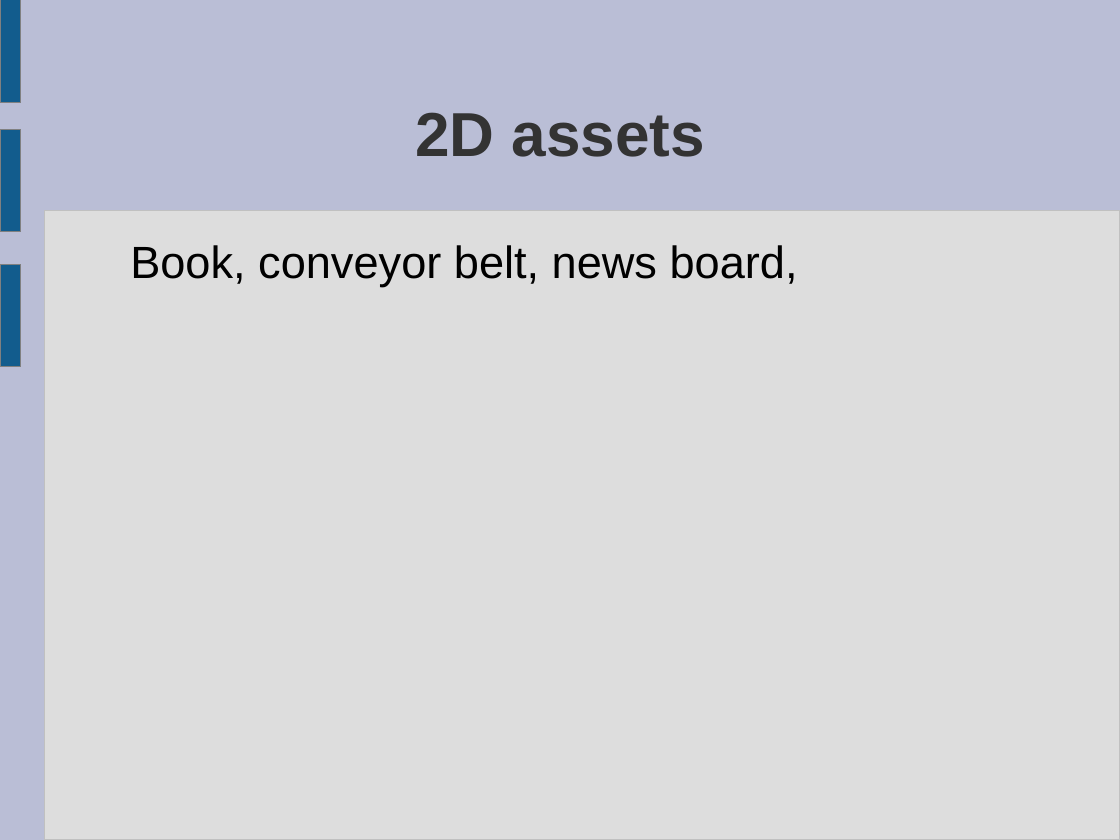
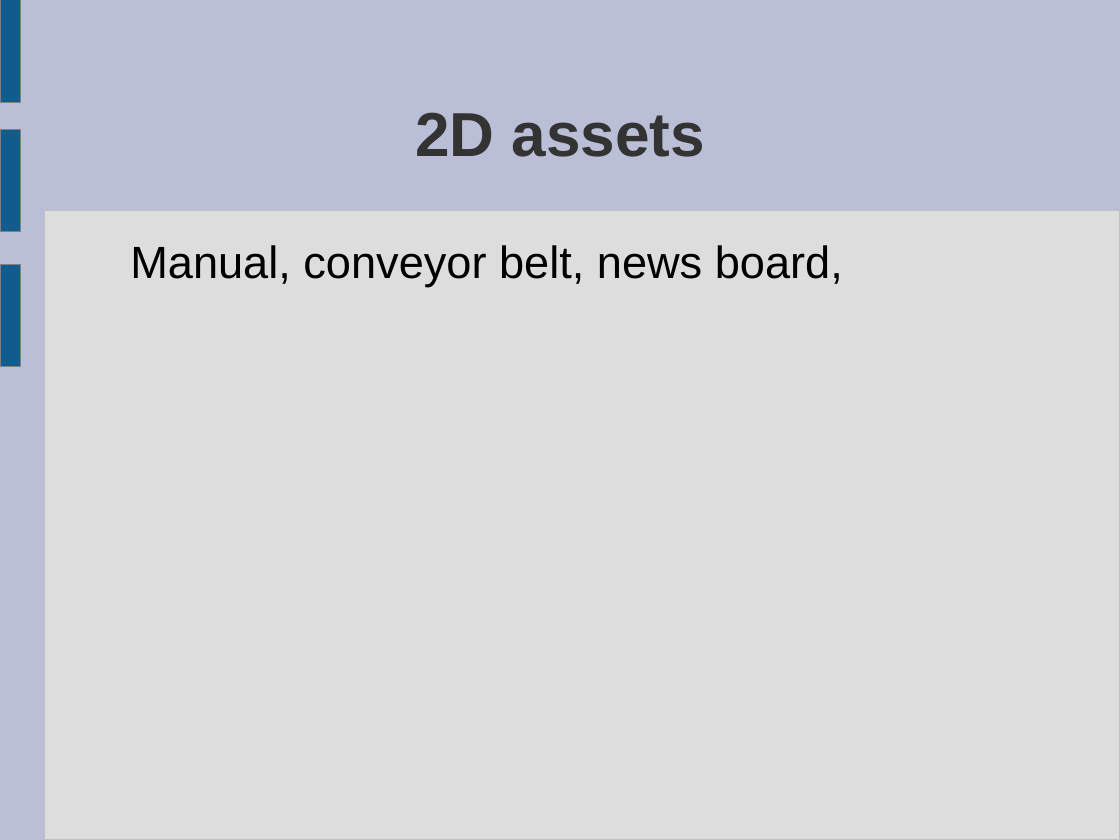
Before and after one commit to ktosox/JingleGameJam2024, a slide deck: slide 11 of GDD.odp. Drawn at 1120x840 pixels with LibreOffice and Linux fonts; fonts in the diff are those of the drawing. Boxes give left, top, right and bottom in pixels: in the first picture for what was removed or moved away, otherwise in the second. Text is boxed around its words. In the diff, an @@ line names an element or a change of style, - is before the commit and + after.

```diff
--- a/GDD.odp
+++ b/GDD.odp
@@ text at (130,245,843,287): text changed @@
-Book, conveyor belt, news board,
+Manual, conveyor belt, news board,
```
Also in this commit, not shown: 4 other slides changed, 2 slides added, 17 other files.
